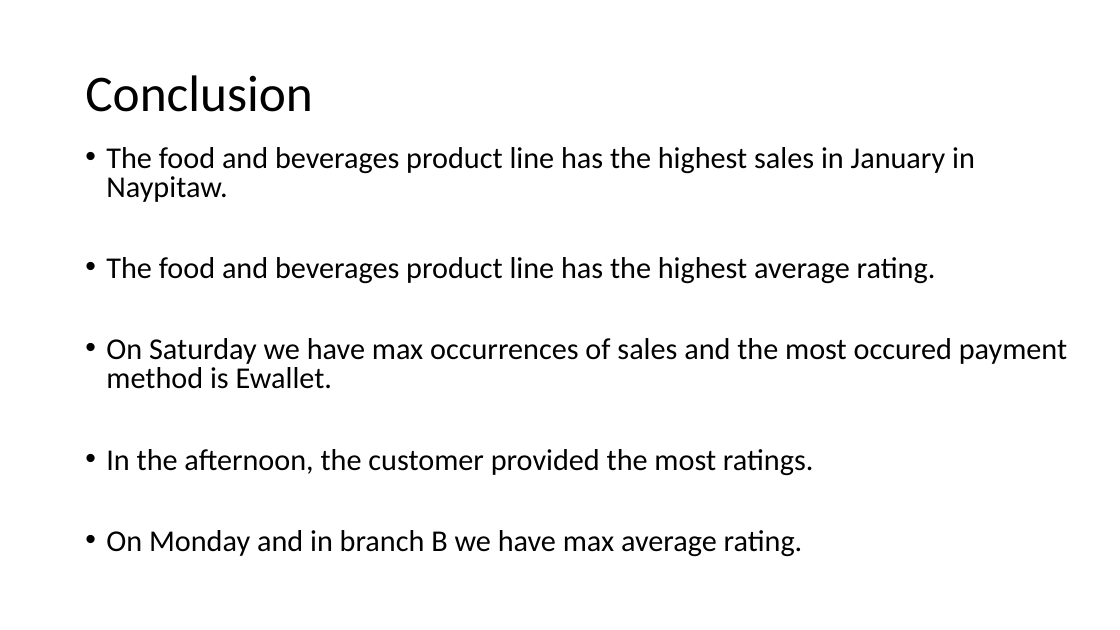
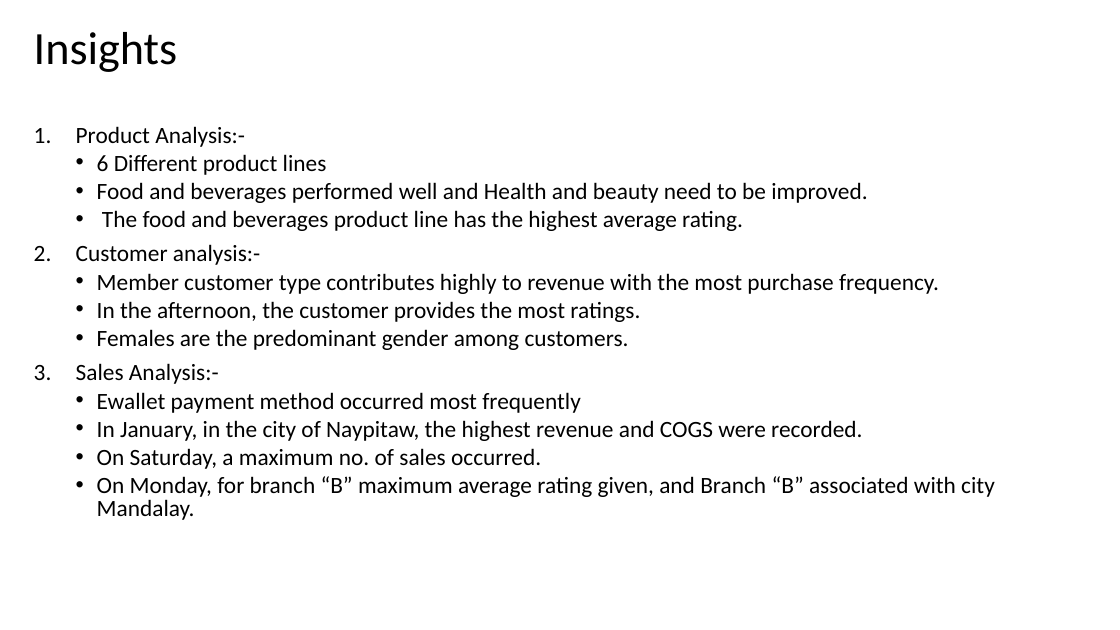
Before and after one commit to sushant312000/Amazon-data-sales-analysis, a slide deck: slide 40 of SQL Capstone.pptx. Drawn at 1120x630 pixels with LibreOffice and Linux fonts; fonts in the diff are those of the drawing. Boxes give left, top, right and bottom in pixels: in the first picture for what was removed or moved away, otherwise in the second. Text is boxed around its words. In the diff, an @@ line names an element or a change of style, - is before the commit and + after.

Commit message:
Updated PPT

```diff
--- a/SQL Capstone.pptx
+++ b/SQL Capstone.pptx
@@ title at [34, 32, 178, 72]: text changed; size 44 to 39.6 pt @@
-Conclusion
+Insights
@@ text "Product Analysis:-": place and size @@
-text "Product Analysis:-" at [106, 147, 1067, 557]
+text "Product Analysis:-" at [76, 126, 995, 520]
@@ text at [76, 126, 867, 203]: text changed; size 25.9 to 20 pt @@
-• The food and beverages product line has the highest sales in January in Naypitaw.
+1. Product Analysis:-
+  • 6 Different product lines
+  • Food and beverages performed well and Health and beauty need to be improved.
@@ text at [102, 210, 743, 231]: size 25.9 to 20 pt in "The food and beverages product line has ..."; list level 1 to 2 in "The food and beverages product ..." @@
@@ text at [76, 244, 995, 520]: text changed; size 25.9 to 20 pt @@
-• On Saturday we have max occurrences of sales and the most occured payment method is Ewallet.
-• In the afternoon, the customer provided the most ratings.
-• On Monday and in branch B we have max average rating.
+2. Customer analysis:-
+  • Member customer type contributes highly to revenue with the most purchase frequency.
+  • In the afternoon, the customer provides the most ratings.
+  • Females are the predominant gender among customers.
+3. Sales Analysis:-
+  • Ewallet payment method occurred most frequently
+  • In January, in the city of Naypitaw, the highest revenue and COGS were recorded.
+  • On Saturday, a maximum no. of sales occurred.
+  • On Monday, for branch “B” maximum average rating given, and Branch “B” associated with city Mandalay.
```
